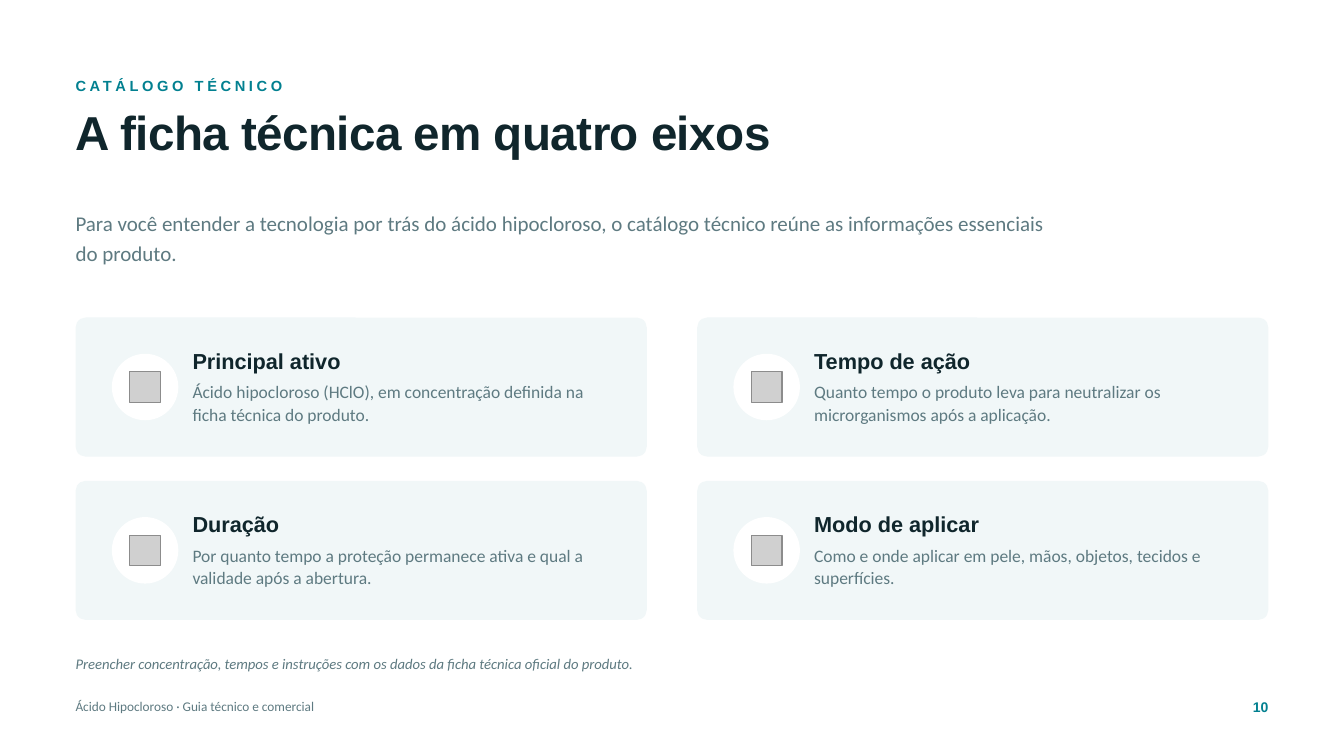
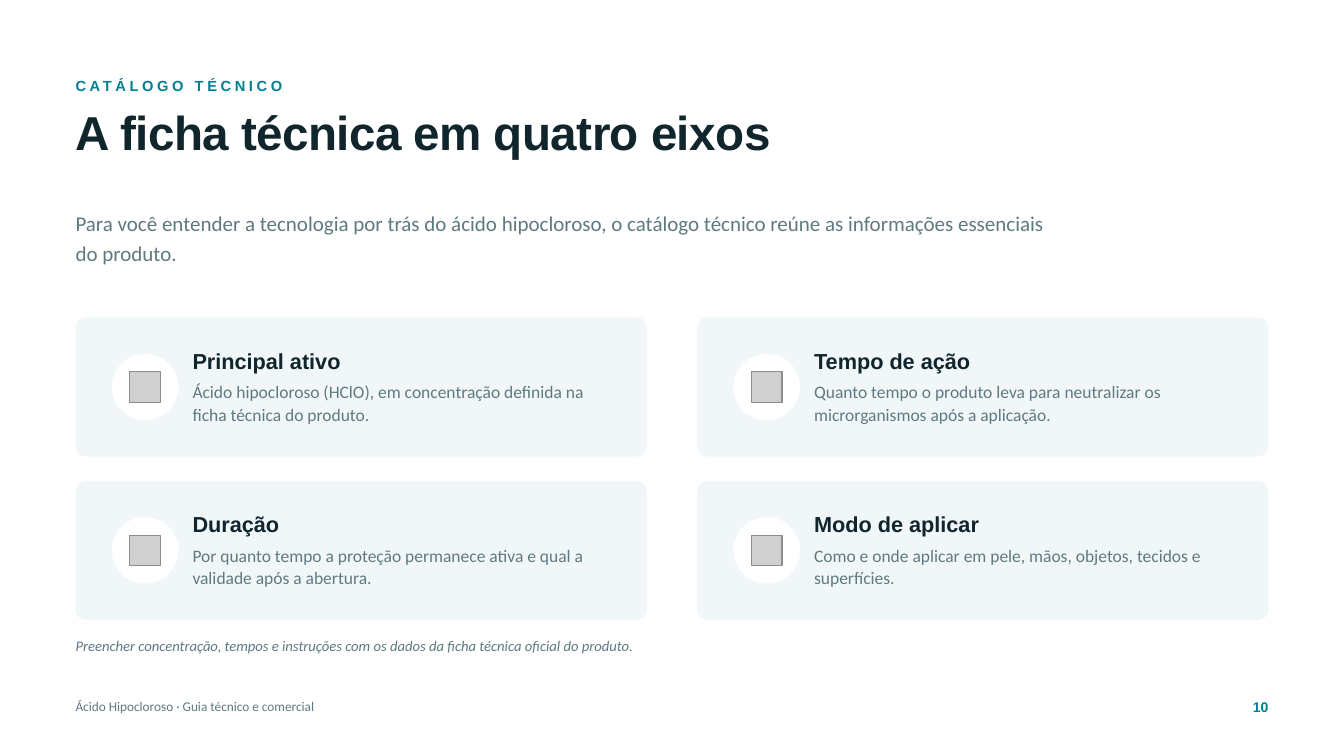
Before and after one commit to eglisbandeira40/Victor, a slide deck: slide 10 of apresentacao/Acido-Hipocloroso-Apresentacao.pptx. Drawn at 1344x756 pixels with LibreOffice and Linux fonts; fonts in the diff are those of the drawing; grey boxes stand for pictures. Boxes give left, top, right and bottom in pixels: in the first picture for what was removed or moved away, otherwise in the second. Text is boxed around its words. In the diff, an @@ line names an element or a change of style, - is before the commit and + after.

```diff
--- a/apresentacao/Acido-Hipocloroso-Apresentacao.pptx
+++ b/apresentacao/Acido-Hipocloroso-Apresentacao.pptx
@@ text "Preencher concentração, tempos e instruções ...": place and size @@
-text "Preencher concentração, tempos e instruções ..." at [76,659,633,672]
+text "Preencher concentração, tempos e instruções ..." at [76,641,633,654]
```
Also in this commit, not shown: 1 other slide changed, 2 other files.
